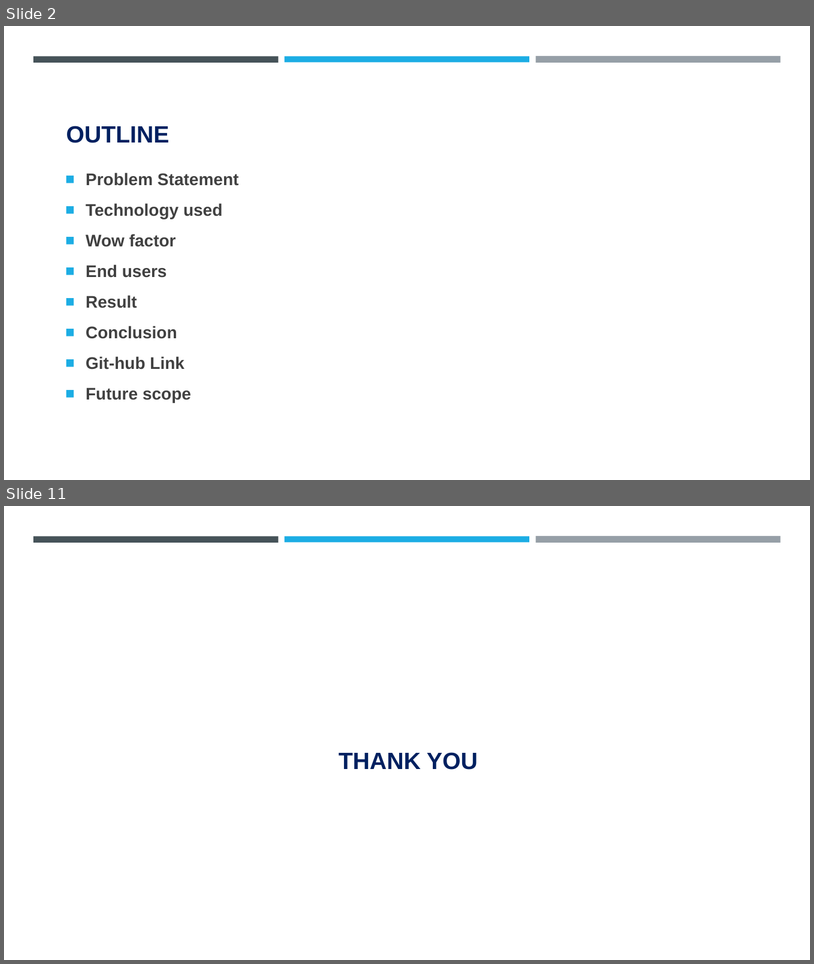
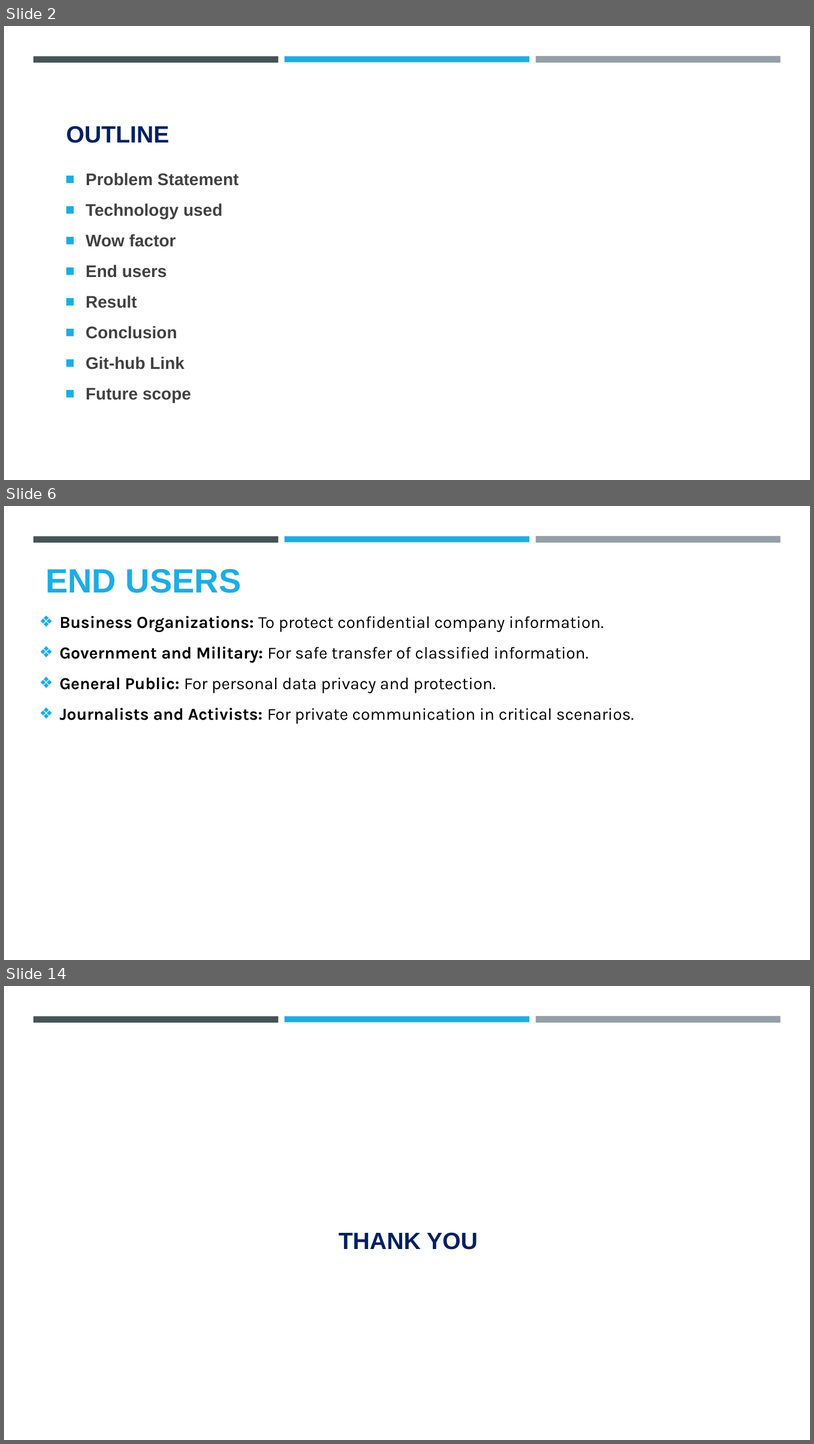
Before and after one commit to AniketDohale/Steganography, a slide deck: AICTE PPT Template.pptx. Shown one above the other, each under a label of ours: slides 2 and 11 before the commit, slides 2, 6 and 14 after it; the slides between them are not shown. The pictures are 814x964 and 814x1444 pixels, drawn with LibreOffice and Linux fonts; fonts in the diff are those of the drawing; background and template pictures are left out. Boxes give left, top, right and bottom in pixels: in the first picture for what was removed or moved away, otherwise in the second. Text is boxed around its words. In the diff, an @@ line names an element or a change of style, - is before the commit and + after.

```diff
--- a/AICTE PPT Template.pptx
+++ b/AICTE PPT Template.pptx
@@ slide 6 added at [4, 506, 810, 960], background #FFFFFF; not listed: 3 template elements that a slide beside it also shows @@
@@ text added at [45, 569, 242, 593], 40 pt, text #1CADE4, bold @@
+END USERS
@@ text added at [60, 616, 634, 724], 20 pt, text #000000 @@
+❖ Business Organizations: To protect confidential company information.
+❖ Government and Military: For safe transfer of classified information.
+❖ General Public: For personal data privacy and protection.
+❖ Journalists and Activists: For private communication in critical scenarios.
@@ what was slide 11 is now slide 14 @@
```
Also in this commit, not shown: 1 slide changed, 9 other slides added, 7 slides removed, 5 other files.
